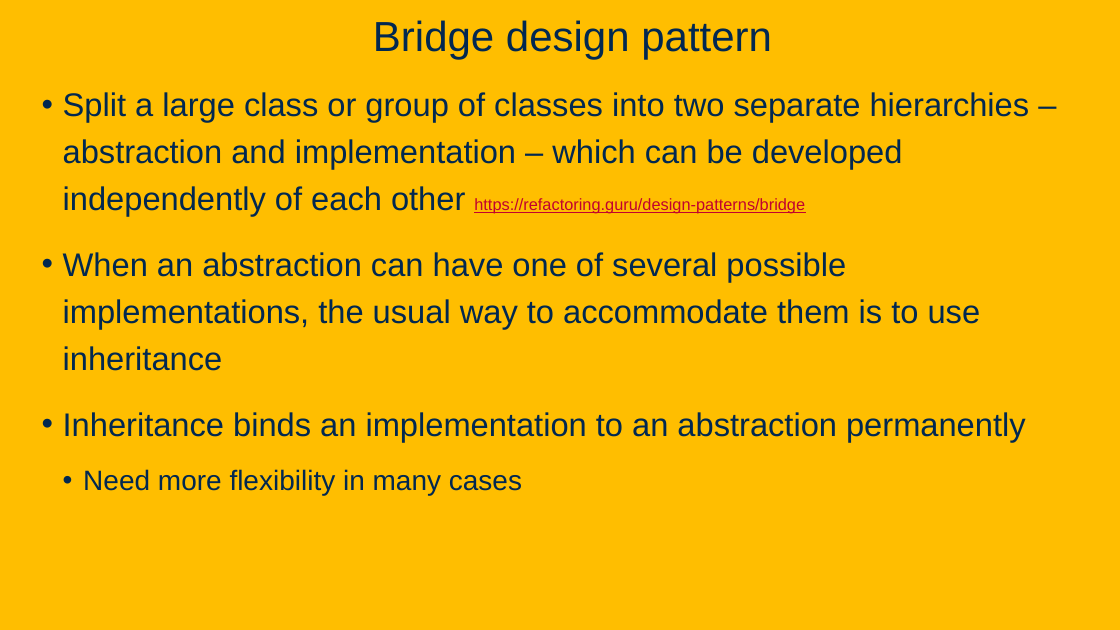
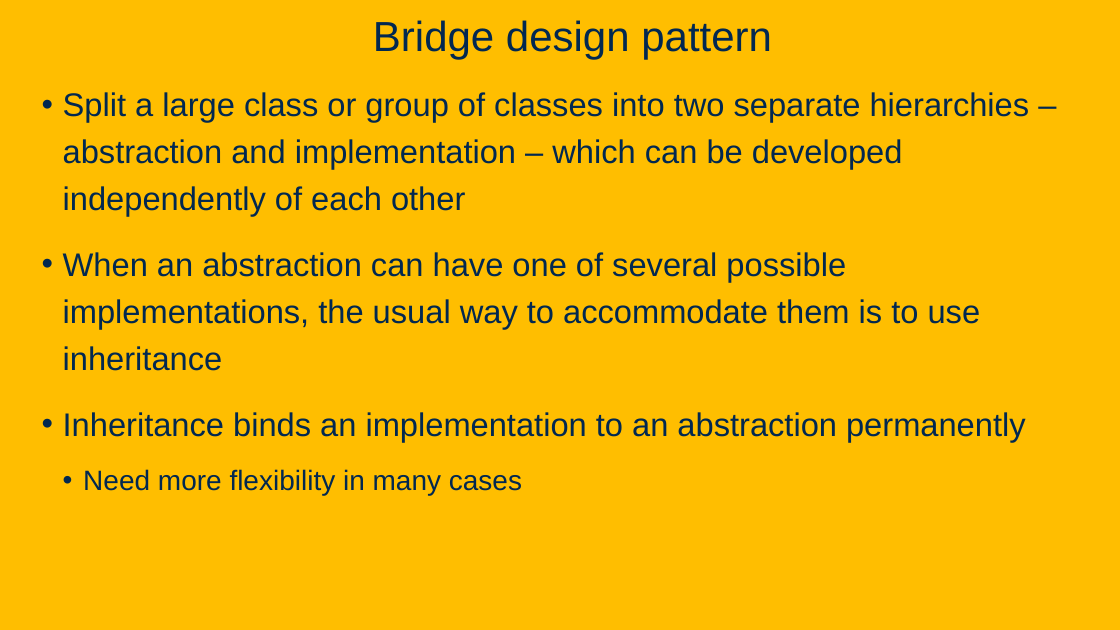
Before and after one commit to davsec-teaching/ECS160-Winter2025, a slide deck: slide 51 of slides/8_design_patterns.pptx (slide 28 before the commit). Drawn at 1120x630 pixels with LibreOffice and Linux fonts; fonts in the diff are those of the drawing; background and template pictures are left out. Boxes give left, top, right and bottom in pixels: in the first picture for what was removed or moved away, otherwise in the second. Text is boxed around its words. In the diff, an @@ line names an element or a change of style, - is before the commit and + after.

Commit message:
Design patterns slide

```diff
--- a/slides/8_design_patterns.pptx
+++ b/slides/8_design_patterns.pptx
@@ text at [63,92,1030,216]: text changed @@
-• Split a large class or group of classes into two separate hierarchies – abstraction and implementation – which can be developed independently of each other https://refactoring.guru/design-patterns/bridge
+• Split a large class or group of classes into two separate hierarchies – abstraction and implementation – which can be developed independently of each other
```
Also in this commit, not shown: 14 other slides changed, 13 slides added, 1 slide removed.
